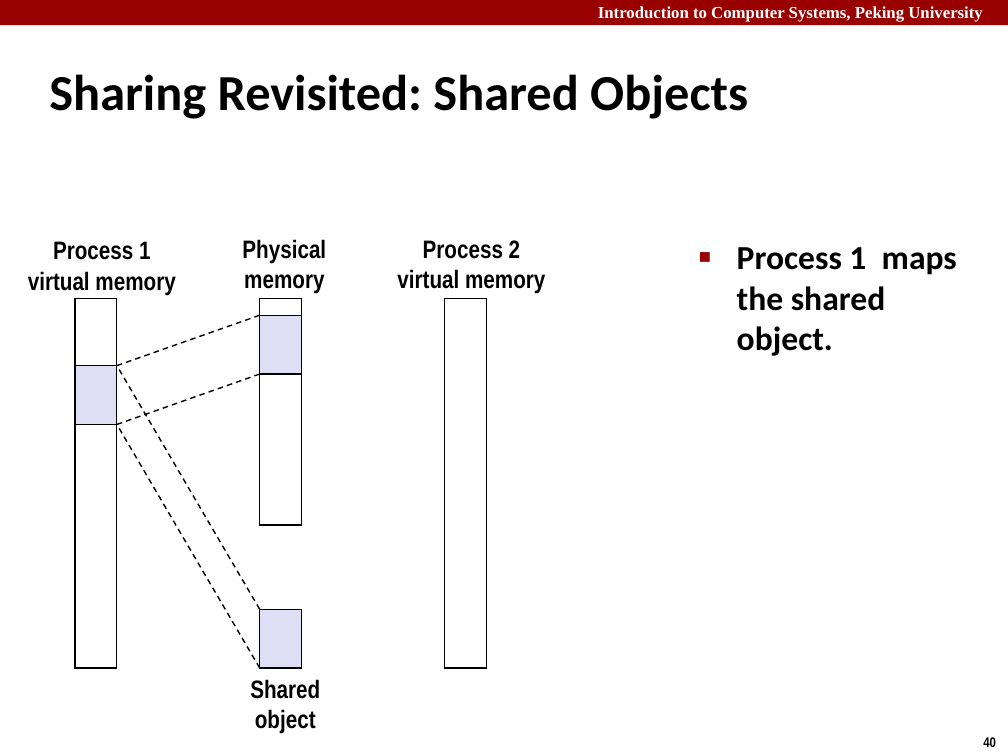
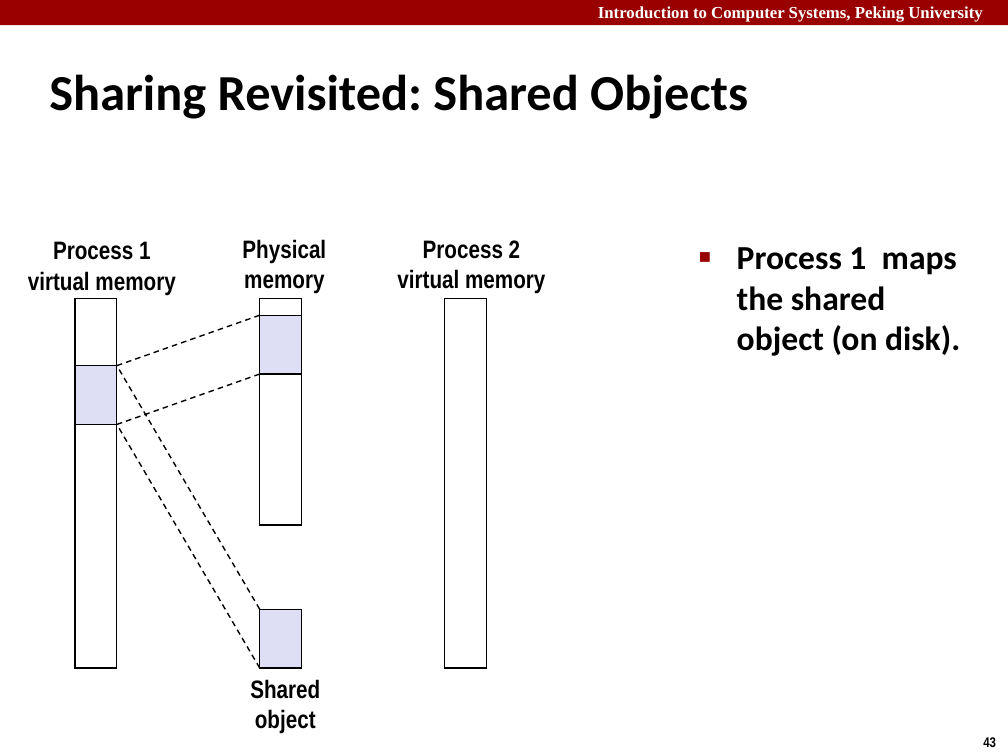
Before and after one commit to caodg/ics, a slide deck: slide 43 of slides/B06-VM2.pptx (slide 40 before the commit). Drawn at 1008x756 pixels with LibreOffice and Linux fonts; fonts in the diff are those of the drawing. Boxes give left, top, right and bottom in pixels: in the first picture for what was removed or moved away, otherwise in the second. Text is boxed around its words. In the diff, an @@ line names an element or a change of style, - is before the commit and + after.

```diff
--- a/slides/B06-VM2.pptx
+++ b/slides/B06-VM2.pptx
@@ text at bbox=[737, 247, 960, 356]: text changed @@
-■ Process 1 maps the shared object.
+■ Process 1 maps the shared object (on disk).
@@ page number at bbox=[983, 737, 996, 747]: text changed @@
-40
+43
```
Also in this commit, not shown: 10 other slides changed, 5 slides added, 2 slides removed, 3 other files.
